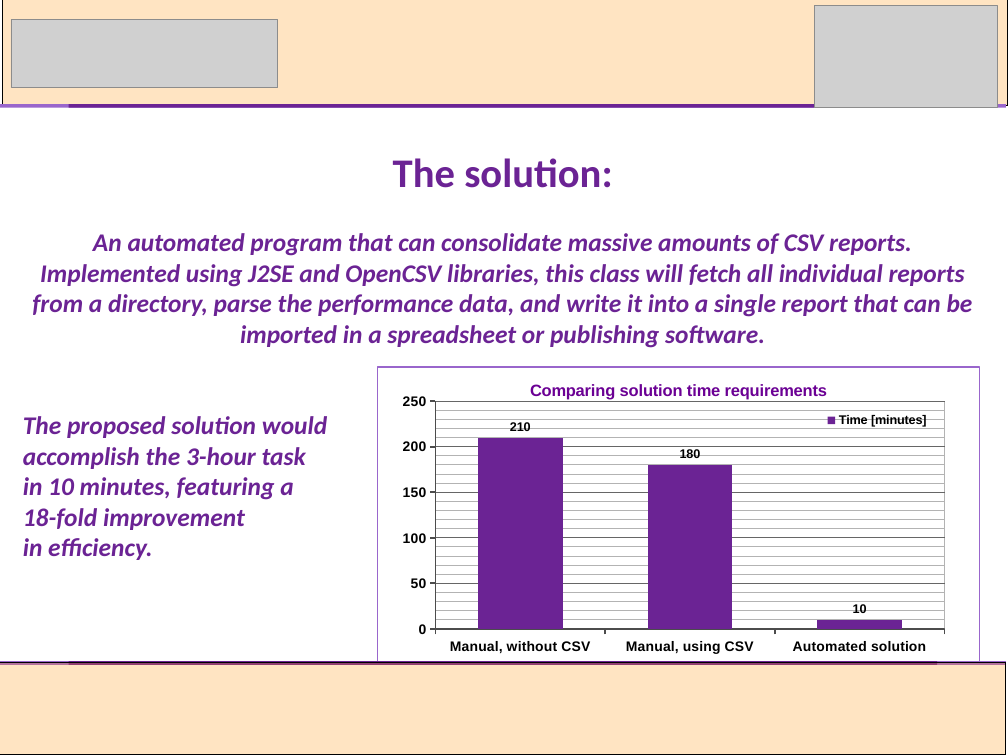
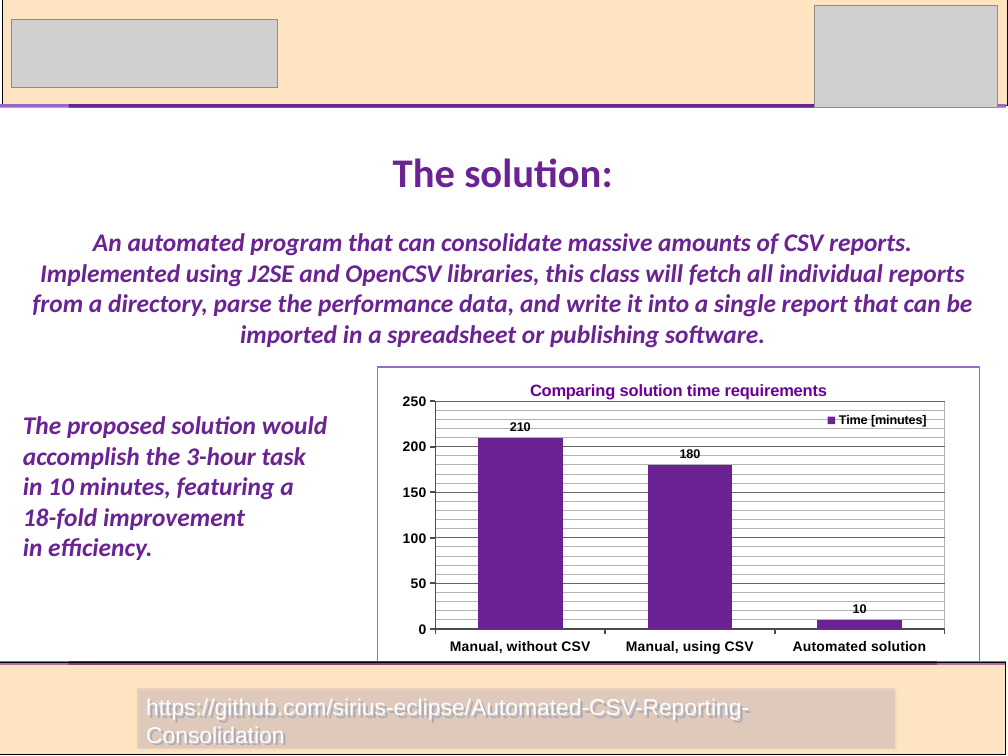
Before and after one commit to sirius-eclipse/Automated-CSV-Reporting-Consolidation, a slide deck: slide 3 of Presentation/Consolidation Solution Presentation.odp. Drawn at 1008x756 pixels with LibreOffice and Linux fonts; fonts in the diff are those of the drawing; grey boxes stand for pictures. Boxes give left, top, right and bottom in pixels: in the first picture for what was removed or moved away, otherwise in the second. Text is boxed around its words. In the diff, an @@ line names an element or a change of style, - is before the commit and + after.

```diff
--- a/Presentation/Consolidation Solution Presentation.odp
+++ b/Presentation/Consolidation Solution Presentation.odp
@@ rectangle added at bbox=[137, 689, 895, 749], fill #000080 at 10% opacity, 18 pt, text #FFFFFF @@
+https://github.com/sirius-eclipse/Automated-CSV-Reporting-Consolidation
```
Also in this commit, not shown: 27 other files.
